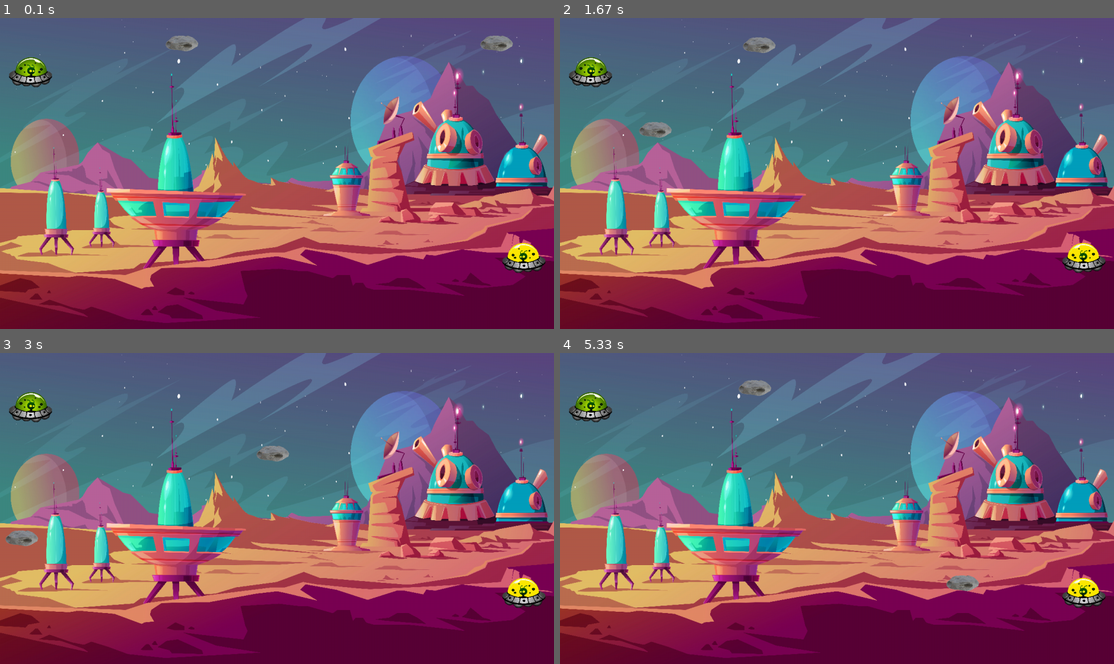
Above: before the commit, frames 1-4 (two rows, left to right).
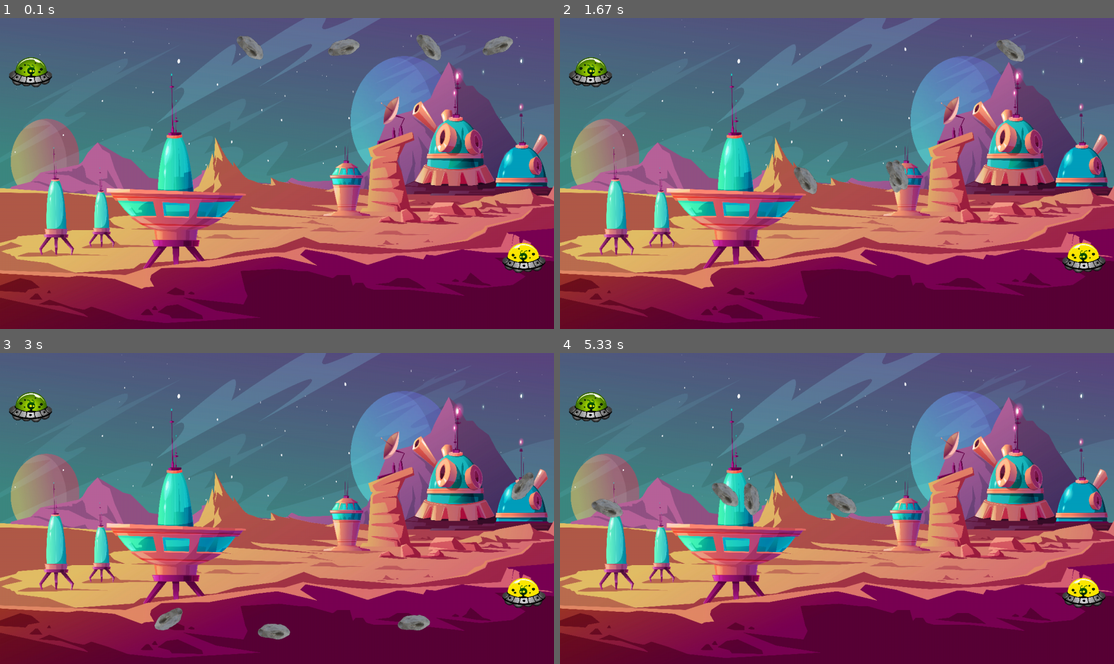
Above: after the commit, the same moments.

Repository: RedaPengam/Collision-Game
Game: pygame game, started from Collision Game/class_Main.py
Same seed, same stepped clock (60 frames per second), same inputs: the game is played once before the commit and once after it.
Inputs:
- Up to frame 1 (0.1 s): no input
- Up to frame 2 (1.67 s): no input
- Up to frame 3 (3 s): no input
- Up to frame 4 (5.33 s): no input

The runs differ from the first frame. In frame 1, 1.0% of the frame differs, in the area x 29-93%, y 5-14%; in frame 2, 1.2%; in frame 3, 1.4%, in the area x 1-97%, y 29-93%; in frame 4, 1.4%.

Commit message:
Encore plus d'astéroïdes et qui tournent en plus !

Diff:
--- a/Collision Game/class_Asteroid.py
+++ b/Collision Game/class_Asteroid.py
@@ -20,21 +20,26 @@
         self.rect.x = rd.randint(0, 1280)
         self.rect.y = 0
 
-    def rotate(self):
-        self.angle += 12
+    def rotate1(self):
+        self.angle += rd.randint(1, 5)
+        self.image = pg.transform.rotozoom(self.origin_image, self.angle, 1)
+        self.rect = self.image.get_rect(center = self.rect.center)
+
+    def rotate2(self):
+        self.angle -= rd.randint(5, 10)
         self.image = pg.transform.rotozoom(self.origin_image, self.angle, 1)
         self.rect = self.image.get_rect(center = self.rect.center)
 
     def move1(self):
-        self.rect.y += self.velocity
-        self.rect.x += self.velocity
+        self.rect.y += rd.randint(2, 4)
+        self.rect.x += rd.randint(1, 3)
         # asteroid off screen
         if (0 > self.rect.y or self.rect.y > 720) or (0 > self.rect.x or self.rect.x > 1280):
             self.initialPosition()
 
     def move2(self):
-        self.rect.y += self.velocity
-        self.rect.x -= self.velocity
+        self.rect.y += rd.randint(2, 4)
+        self.rect.x -= rd.randint(1, 3)
         # asteroid off screen
         if (0 > self.rect.y or self.rect.y > 720) or (0 > self.rect.x or self.rect.x > 1280):
             self.initialPosition()
--- a/Collision Game/class_Game.py
+++ b/Collision Game/class_Game.py
@@ -5,7 +5,7 @@
 class Game:
 
     def __init__(self):
-        # creation of our players
+        # players creation
         self.player1 = Player()
         self.player2 = Player()
         # corrects the player2 initial position
@@ -15,6 +15,8 @@
         self.player2.image = pg.transform.scale(self.player2.image, (100, 70))
         # keys currently pressed
         self.pressed = {}
-        # creation of asteroids
+        # asteroids creation
         self.asteroid1 = Asteroid()
         self.asteroid2 = Asteroid()
+        self.asteroid3 = Asteroid()
+        self.asteroid4 = Asteroid()
--- a/Collision Game/class_Main.py
+++ b/Collision Game/class_Main.py
@@ -32,10 +32,12 @@
     screen.blit(game.player2.image, game.player2.rect)
     screen.blit(game.asteroid1.image, game.asteroid1.rect)
     screen.blit(game.asteroid2.image, game.asteroid2.rect)
+    screen.blit(game.asteroid3.image, game.asteroid3.rect)
+    screen.blit(game.asteroid4.image, game.asteroid4.rect)
     game.player1.all_projectiles.draw(screen)
     game.player2.all_projectiles.draw(screen)
 
-    #déplacment des projectiles
+    # déplacment des projectiles
     for projectile in game.player1.all_projectiles:
         Projectile.move1(projectile)
     for projectile in game.player2.all_projectiles:
@@ -55,12 +57,18 @@
 
     # asteroids actions
     game.asteroid1.move1()
+    game.asteroid1.rotate1()
     game.asteroid2.move2()
+    game.asteroid2.rotate2()
+    game.asteroid3.move1()
+    game.asteroid3.rotate2()
+    game.asteroid4.move2()
+    game.asteroid4.rotate1()
 
     # refreshes the screen
     #pg.display.flip()
     pg.display.update()
-    clock.tick(64)
+    clock.tick(64) # fps
 
     # looks for key pressed every 1/60 sec
     for event in pg.event.get():
--- a/Collision Game/class_Player.py
+++ b/Collision Game/class_Player.py
@@ -8,7 +8,7 @@
         self.health = 100
         self.max_health = 100
         self.attack = 10
-        self.velocity = 5
+        self.velocity = 6
         self.all_projectiles=pg.sprite.Group()
         self.image = pg.image.load('data/joueur1.png')
         self.image = pg.transform.scale(self.image, (100, 70))
--- a/Collision Game/class_Projectile.py
+++ b/Collision Game/class_Projectile.py
@@ -1,36 +1,29 @@
-#!/usr/bin/env python3
-# -*- coding: utf-8 -*-
-"""
-Created on Thu Apr  8 14:23:16 2021
-
-@author: maxinegravier
-"""
 import pygame as pg
 
 class Projectile(pg.sprite.Sprite):
     def __init__(self,class_Player):
         super().__init__()
-        self.class_Player=class_Player
-        self.velocity =5
-        self.image=pg.image.load('data/laser.png')
-        self.image=pg.transform.scale(self.image, (50,50))
-        self.rect=self.image.get_rect()
-        self.rect.x=class_Player.rect.x
-        self.rect.y=class_Player.rect.y
+        self.class_Player = class_Player
+        self.velocity = 5
+        self.image = pg.image.load('data/laser.png')
+        self.image = pg.transform.scale(self.image, (50, 50))
+        self.rect = self.image.get_rect()
+        self.rect.x = class_Player.rect.x
+        self.rect.y = class_Player.rect.y
 
     def remove(self):
         self.class_Player.all_projectiles.remove(self)
 
     def move1(self):
-        #on fait se déplacer le projectile
-        self.rect.x +=self.velocity
-        #le projectile sort de l'écran: on le supprime
-        if self.rect.x>1280:
+        # on fait se déplacer le projectile
+        self.rect.x += self.velocity
+        # le projectile sort de l'écran : on le supprime
+        if self.rect.x > 1280:
             self.remove()
 
     def move2(self):
-        #on fait se déplacer le projectile
-        self.rect.x -=self.velocity
-        #le projectile sort de l'écran: on le supprime
-        if self.rect.x<-50:
+        # on fait se déplacer le projectile
+        self.rect.x -= self.velocity
+        # le projectile sort de l'écran: on le supprime
+        if self.rect.x < -50:
             self.remove()
